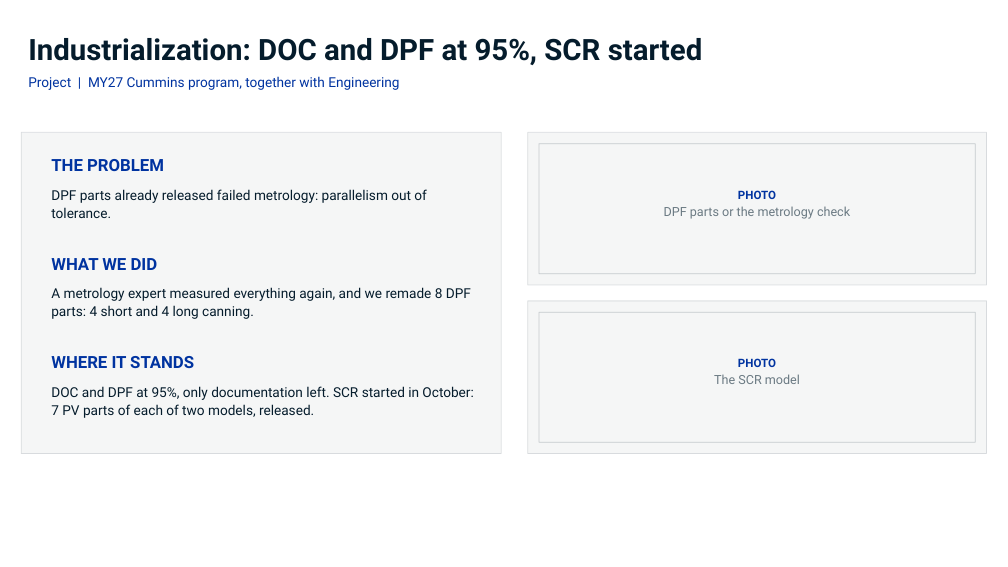
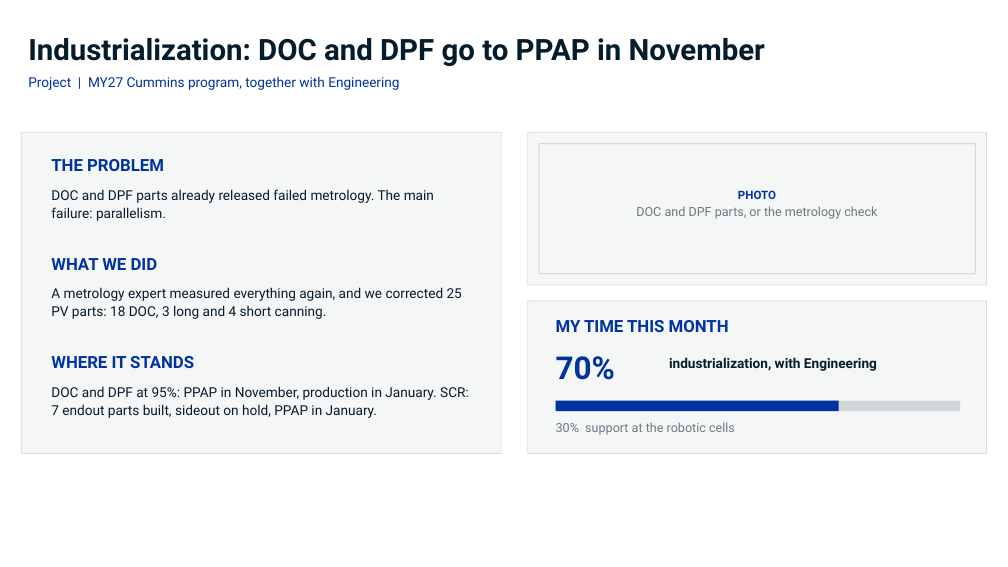
Before and after one commit to adaircarried/Claude-Design, a slide deck: slide 9 of presentations/Tenneco_FollowUp2_RoboticWelding_Diego_de_Leon.pptx. Drawn at 1008x567 pixels with LibreOffice and Linux fonts; fonts in the diff are those of the drawing; background and template pictures are left out. Boxes give left, top, right and bottom in pixels: in the first picture for what was removed or moved away, otherwise in the second. Text is boxed around its words. In the diff, an @@ line names an element or a change of style, - is before the commit and + after.

```diff
--- a/presentations/Tenneco_FollowUp2_RoboticWelding_Diego_de_Leon.pptx
+++ b/presentations/Tenneco_FollowUp2_RoboticWelding_Diego_de_Leon.pptx
@@ text at (x1=28, y1=38, x2=765, y2=66): text changed @@
-Industrialization: DOC and DPF at 95%, SCR started
+Industrialization: DOC and DPF go to PPAP in November
@@ text at (x1=51, y1=189, x2=434, y2=221): text changed @@
-DPF parts already released failed metrology: parallelism out of tolerance.
+DOC and DPF parts already released failed metrology. The main failure: parallelism.
@@ text at (x1=636, y1=206, x2=877, y2=219): text changed @@
-DPF parts or the metrology check
+DOC and DPF parts, or the metrology check
@@ text at (x1=51, y1=287, x2=462, y2=319): text changed @@
-A metrology expert measured everything again, and we remade 8 DPF parts: 4 short and 4 long canning.
+A metrology expert measured everything again, and we corrected 25 PV parts: 18 DOC, 3 long and 4 short canning.
@@ text added at (x1=556, y1=320, x2=729, y2=332), 16 pt, text #0033A0, bold @@
+MY TIME THIS MONTH
@@ text added at (x1=556, y1=356, x2=615, y2=380), 30 pt, text #0033A0, bold @@
+70%
@@ text added at (x1=669, y1=357, x2=877, y2=371), 13 pt, text #051C2C, bold @@
+industrialization, with Engineering
@@ text removed at (x1=714, y1=358, x2=800, y2=384) @@
-PHOTO
-The SCR model
@@ text at (x1=51, y1=386, x2=469, y2=418): text changed @@
-DOC and DPF at 95%, only documentation left. SCR started in October: 7 PV parts of each of two models, released.
+DOC and DPF at 95%: PPAP in November, production in January. SCR: 7 endout parts built, sideout on hold, PPAP in January.
@@ rectangle resized from (x1=539, y1=312, x2=975, y2=442) to (x1=556, y1=401, x2=960, y2=411) @@
@@ rectangle at (x1=556, y1=401, x2=960, y2=411): fill none to #051C2C at 15% opacity; outline #6B7A83 0.75 pt to none @@
@@ rectangle added at (x1=556, y1=401, x2=839, y2=411), fill #0033A0 @@
@@ text added at (x1=556, y1=422, x2=735, y2=435), 12 pt, text #6B7A83 @@
+30% support at the robotic cells
```
Also in this commit, not shown: 5 other slides changed, 3 other files.
